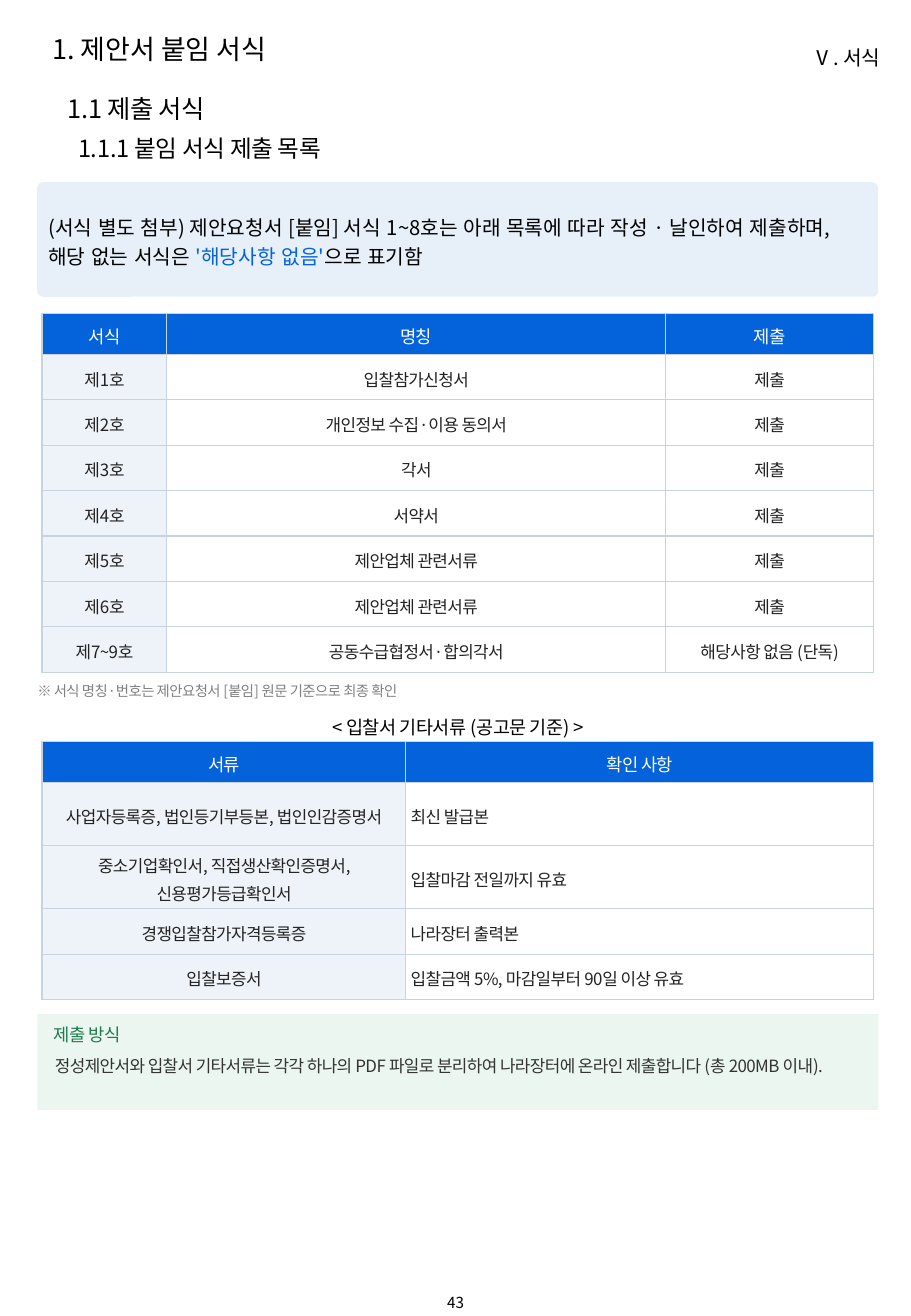
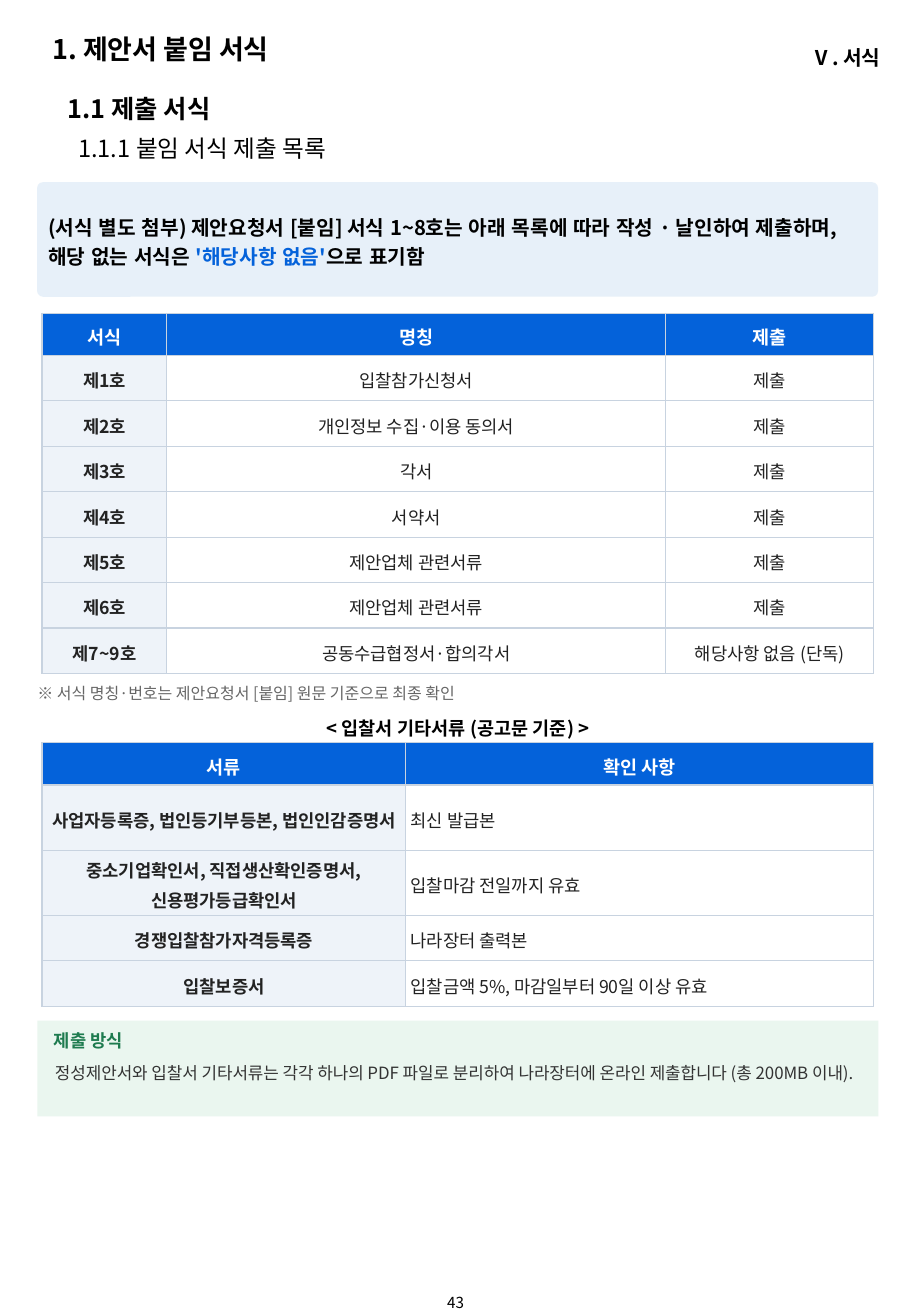
Before and after one commit to hwangsteeve-tech/hbjw, a slide deck: slide 43 of proposals/2026-08_kribb-ai-platform/kribb_proposal.pptx. Drawn at 911x1316 pixels with LibreOffice and Linux fonts; fonts in the diff are those of the drawing; background and template pictures are left out. Boxes give left, top, right and bottom in pixels: in the first picture for what was removed or moved away, otherwise in the second. Text is boxed around its words. In the diff, an @@ line names an element or a change of style, - is before the commit and + after.

```diff
--- a/proposals/2026-08_kribb-ai-platform/kribb_proposal.pptx
+++ b/proposals/2026-08_kribb-ai-platform/kribb_proposal.pptx
@@ text "1.1 제출 서식" at (x1=68, y1=96, x2=211, y2=121): letter spacing -0.2 to 0 pt, bold on @@
@@ text "1.1.1 붙임 서식 제출 목록" at (x1=78, y1=137, x2=327, y2=159): letter spacing -0.2 to 0 pt @@
@@ bold on in 3 elements at (x1=52, y1=36, x2=269, y2=62), (x1=812, y1=48, x2=880, y2=67), (x1=38, y1=182, x2=878, y2=296) @@
@@ table at (x1=43, y1=313, x2=875, y2=674) @@
@@ size 10.5 to 11 pt in "서식", "명칭", "제출" @@
@@ letter spacing -0.3 to 0 pt, size 10 to 10.5 pt @@
@@ bold on in "서식", "명칭", "제출", "제1호" and 6 more places @@
@@ text "※ 서식 명칭·번호는 제안요청서 [붙임] ..." at (x1=57, y1=685, x2=454, y2=702): size 8.5 to 9.5 pt, text colour #808080 to #666666, letter spacing -0.3 to 0 pt @@
@@ text "< 입찰서 기타서류 (공고문 기준) ..." at (x1=342, y1=719, x2=574, y2=739): letter spacing -0.3 to 0 pt, bold on @@
@@ table at (x1=43, y1=742, x2=875, y2=1006) @@
@@ size 10.5 to 11 pt in "서류", "확인 사항" @@
@@ letter spacing -0.3 to 0 pt, size 10 to 10.5 pt @@
@@ bold on in "서류", "확인 사항", "사업자등록증, 법인등기부등본, 법인인감증명서", "중소기업확인서, 직접생산확인증명서, 신용평가등급확인서" and 2 more places @@
@@ rectangle moved from (x1=38, y1=1014, x2=879, y2=1110) to (x1=38, y1=1020, x2=879, y2=1116) @@
@@ text "제출 방식" at (x1=54, y1=1032, x2=122, y2=1049): letter spacing -0.3 to 0 pt, bold on @@
@@ text "정성제안서와 입찰서 기타서류는 각각 하나의 ..." moved from (x1=55, y1=1058, x2=823, y2=1075) to (x1=55, y1=1065, x2=853, y2=1082) @@
@@ text "정성제안서와 입찰서 기타서류는 각각 하나의 ..." at (x1=55, y1=1065, x2=853, y2=1082): letter spacing -0.3 to 0 pt @@
```
Also in this commit, not shown: 42 other slides changed, 19 other files.
